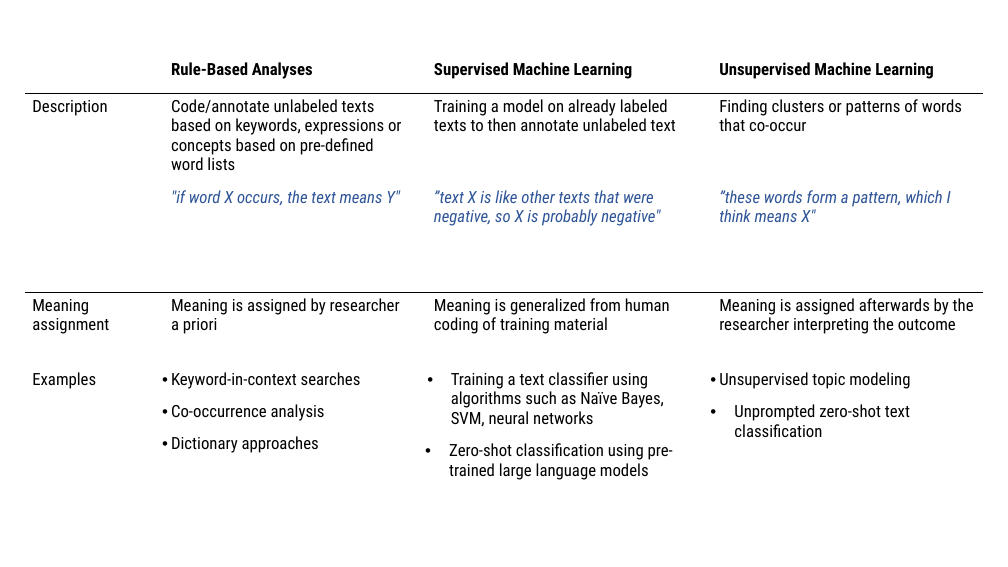
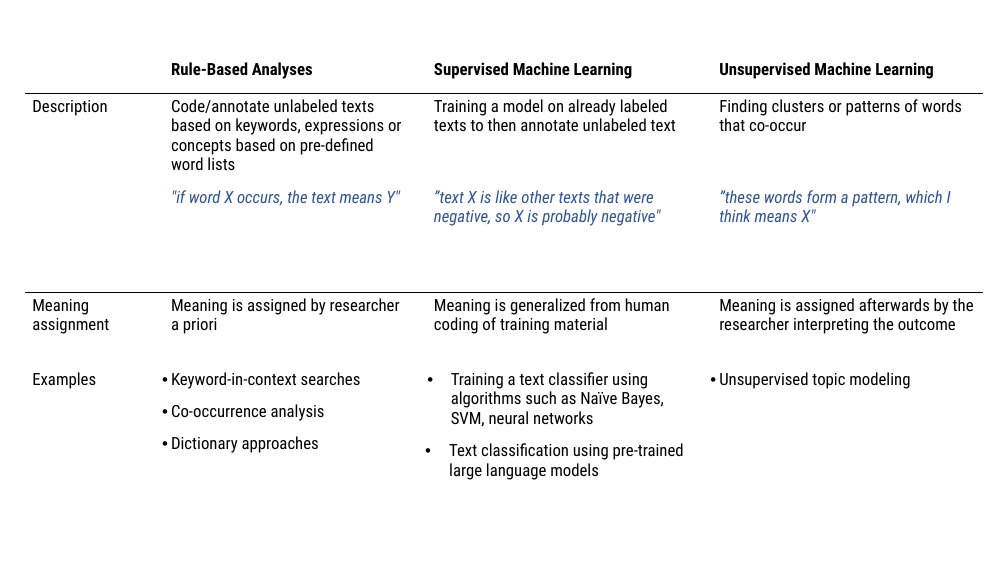
Before and after one commit to masurp/VU_CADC, a slide deck: slide 1 of slides/img/approaches.pptx. Drawn at 1008x567 pixels with LibreOffice and Linux fonts; fonts in the diff are those of the drawing. Boxes give left, top, right and bottom in pixels: in the first picture for what was removed or moved away, otherwise in the second. Text is boxed around its words. In the diff, an @@ line names an element or a change of style, - is before the commit and + after.

```diff
--- a/slides/img/approaches.pptx
+++ b/slides/img/approaches.pptx
@@ table at (25, 45, 984, 567) @@
-row 4, column 3: Training a text classifier using algorithms such as Naïve Bayes, SVM, neural networks / Zero-shot classification using pre-trained large language models
+row 4, column 3: Training a text classifier using algorithms such as Naïve Bayes, SVM, neural networks / Text classification using pre-trained large language models
-row 4, column 4: Unsupervised topic modeling / Unprompted zero-shot text classification
+row 4, column 4: Unsupervised topic modeling
```
Also in this commit, not shown: 31 other files.
